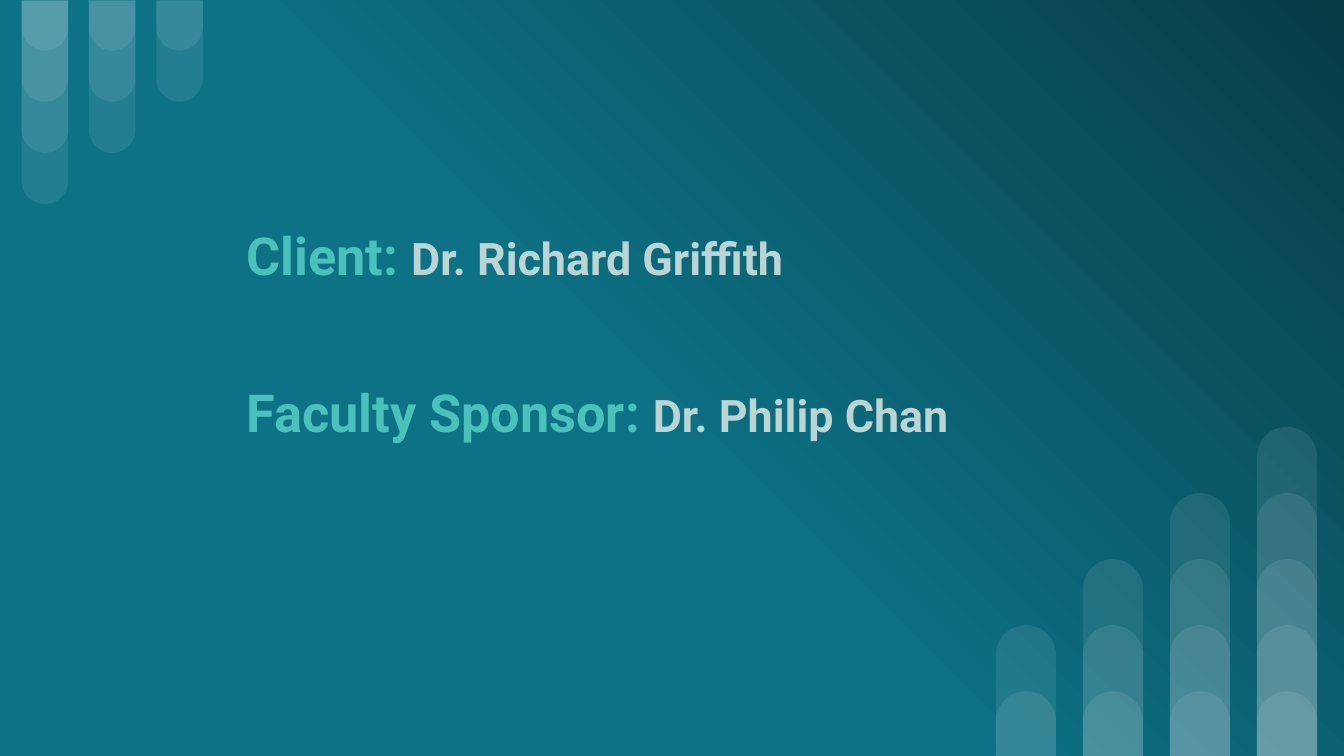
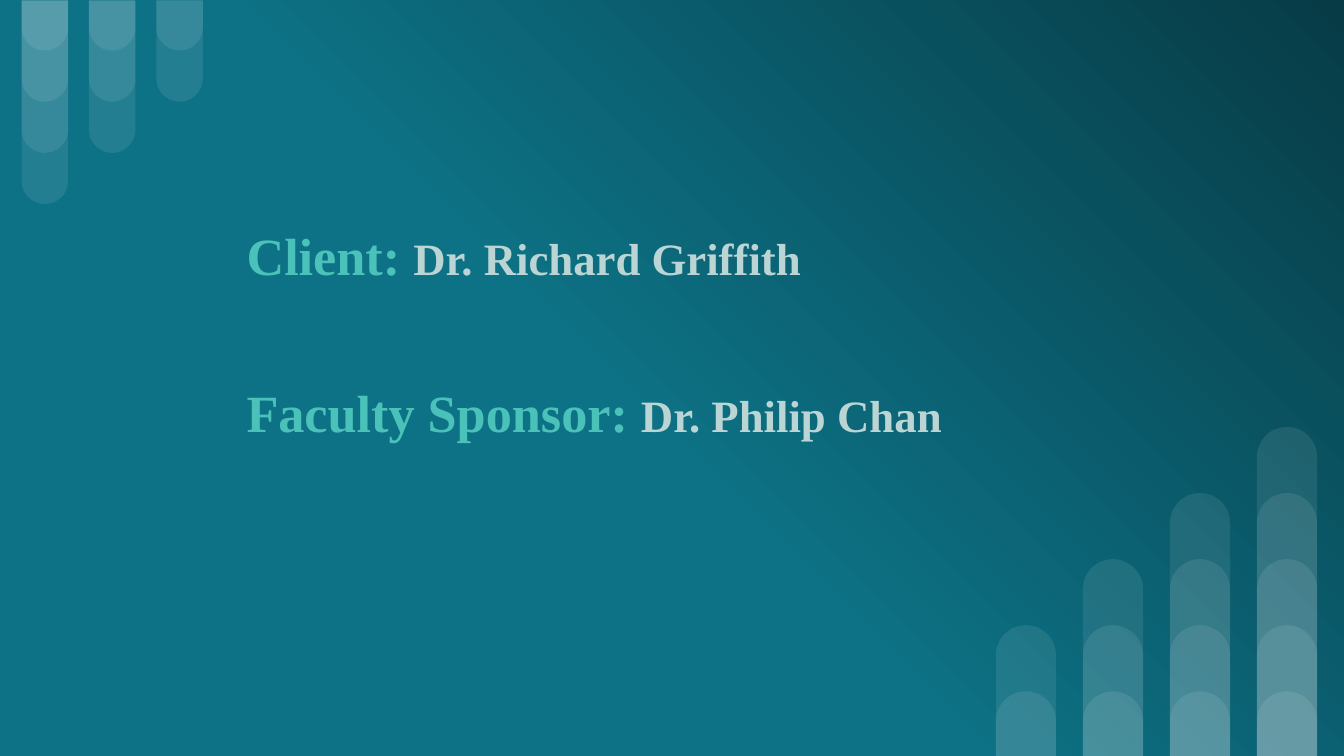
Before and after one commit to fobmsm/fobm.github.io, a slide deck: slide 2 of Pro_plan.pptx. Drawn at 1344x756 pixels with LibreOffice and Linux fonts; fonts in the diff are those of the drawing. Boxes give left, top, right and bottom in pixels: in the first picture for what was removed or moved away, otherwise in the second. Text is boxed around its words. In the diff, an @@ line names an element or a change of style, - is before the commit and + after.

```diff
--- a/Pro_plan.pptx
+++ b/Pro_plan.pptx
@@ title "Client: Dr. Richard Griffith Faculty ..." at bbox=[247, 239, 942, 443]: font Roboto to Times New Roman @@
```
Also in this commit, not shown: 7 other slides changed.
